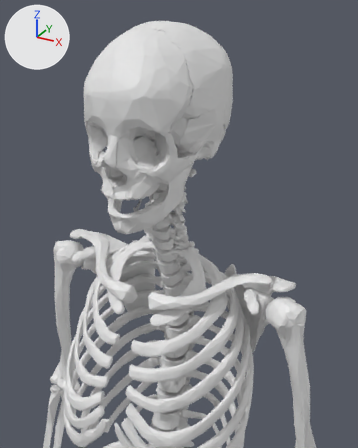
The glTF model public/modelli/ossa.glb, before and after one commit.
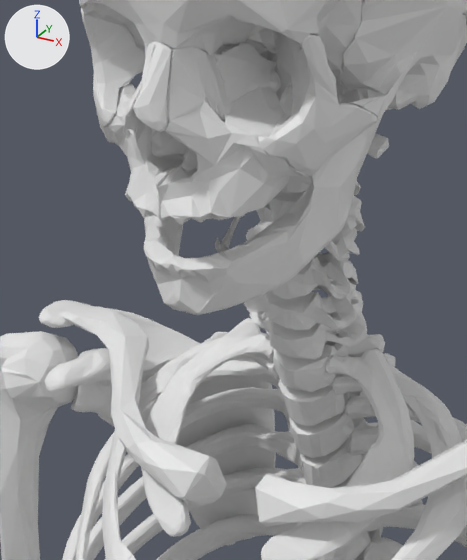
Old and new are each drawn from a 50 mm camera at (0.293, -0.572, 1.651) aimed at (0.071, -0.168, 1.449) and again close up on the part from 16% to 63% of the width and 27% to 72% of the height. Lighting does not change. The marker at upper left points along +X, +Y and +Z. The older version's two pictures come first. Where no turn or scale is listed for an object, it has been applied to the vertices.

In view in the first close-up: 'FJ3200', 'FJ3228', 'FJ3229', 'FJ3237', 'FJ3269', 'FJ3281', 'FJ3287', 'FJ3289', 'FJ3362', 'FJ3368', 'FJ3384', 'FJ3394' and 39 more.
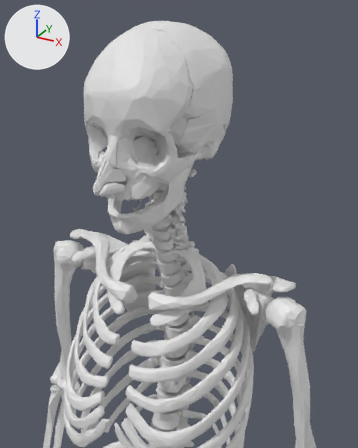
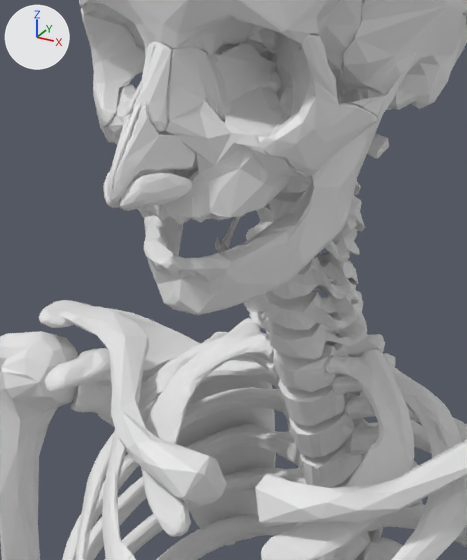
Edits to the scene script, one JSON object a line:
```json
{"op": "add", "block": "me_za_right_major_alar_cartilage", "code": ["me_za_right_major_alar_cartilage = bpy.data.meshes.new('ZA-right-major-alar-cartilage')", "me_za_right_major_alar_cartilage.from_pydata(...)  # 174 vertices, 344 faces; spans x -0.0076..0.0076, y -0.0142..0.0142, z -0.0073..0.0073"]}
{"op": "add", "block": "me_za_right_lateral_process_of_nasal_septal_cartilage", "code": ["me_za_right_lateral_process_of_nasal_septal_cartilage = bpy.data.meshes.new('ZA-right-lateral-process-of-nasal-septal-cartilage')", "me_za_right_lateral_process_of_nasal_septal_cartilage.from_pydata(...)  # 174 vertices, 347 faces; spans x -0.0068..0.0068, y -0.0173..0.0173, z -0.0171..0.0171"]}
{"op": "add", "block": "me_za_nasal_septal_cartilage", "code": ["me_za_nasal_septal_cartilage = bpy.data.meshes.new('ZA-nasal-septal-cartilage')", "me_za_nasal_septal_cartilage.from_pydata(...)  # 182 vertices, 360 faces; spans x -0.0025..0.0025, y -0.0218..0.0218, z -0.0178..0.0178"]}
{"op": "add", "block": "me_za_left_major_alar_cartilage", "code": ["me_za_left_major_alar_cartilage = bpy.data.meshes.new('ZA-left-major-alar-cartilage')", "me_za_left_major_alar_cartilage.from_pydata(...)  # 174 vertices, 344 faces; spans x -0.0076..0.0076, y -0.0141..0.0141, z -0.0073..0.0073"]}
{"op": "add", "block": "me_za_left_lateral_process_of_nasal_septal_cartilage", "code": ["me_za_left_lateral_process_of_nasal_septal_cartilage = bpy.data.meshes.new('ZA-left-lateral-process-of-nasal-septal-cartilage')", "me_za_left_lateral_process_of_nasal_septal_cartilage.from_pydata(...)  # 174 vertices, 347 faces; spans x -0.0068..0.0068, y -0.0173..0.0173, z -0.0171..0.0171"]}
{"op": "add", "block": "ob_za_right_major_alar_cartilage", "code": ["ob_za_right_major_alar_cartilage = bpy.data.objects.new('ZA-right-major-alar-cartilage', me_za_right_major_alar_cartilage)", "ob_za_right_major_alar_cartilage.location = (-0.0085, -0.1912, 1.4819)"]}
{"op": "add", "block": "ob_za_right_lateral_process_of_nasal_septal_cartilage", "code": ["ob_za_right_lateral_process_of_nasal_septal_cartilage = bpy.data.objects.new('ZA-right-lateral-process-of-nasal-septal-cartilage', me_za_right_lateral_process_of_nasal_septal_cartilage)", "ob_za_right_lateral_process_of_nasal_septal_cartilage.location = (-0.0076, -0.1893, 1.4974)"]}
{"op": "add", "block": "ob_za_nasal_septal_cartilage", "code": ["ob_za_nasal_septal_cartilage = bpy.data.objects.new('ZA-nasal-septal-cartilage', me_za_nasal_septal_cartilage)", "ob_za_nasal_septal_cartilage.location = (-0.0009, -0.1849, 1.4953)"]}
{"op": "add", "block": "ob_za_left_major_alar_cartilage", "code": ["ob_za_left_major_alar_cartilage = bpy.data.objects.new('ZA-left-major-alar-cartilage', me_za_left_major_alar_cartilage)", "ob_za_left_major_alar_cartilage.location = (0.0069, -0.1912, 1.4818)"]}
{"op": "add", "block": "ob_za_left_lateral_process_of_nasal_septal_cartilage", "code": ["ob_za_left_lateral_process_of_nasal_septal_cartilage = bpy.data.objects.new('ZA-left-lateral-process-of-nasal-septal-cartilage', me_za_left_lateral_process_of_nasal_septal_cartilage)", "ob_za_left_lateral_process_of_nasal_septal_cartilage.location = (0.006, -0.1893, 1.4974)"]}
```

Where the change shows, as pixel boxes [x1, y1, x2, y2] in the close-ups (467 x 560 px):
```json
{"object": "ZA-left-lateral-process-of-nasal-septal-cartilage", "change": "added", "after": [113, 100, 196, 203]}
{"object": "ZA-left-major-alar-cartilage", "change": "added", "after": [120, 173, 192, 211]}
{"object": "ZA-nasal-septal-cartilage", "change": "added", "after": [110, 103, 170, 205]}
{"object": "ZA-right-lateral-process-of-nasal-septal-cartilage", "change": "added", "after": [107, 108, 133, 203]}
{"object": "ZA-right-major-alar-cartilage", "change": "added", "after": [104, 171, 121, 208], "on screen": "mostly hidden"}
{"object": "FJ3375", "change": "unchanged, covered by the edit", "before": [105, 44, 184, 220], "after": [105, 44, 175, 220]}
```
